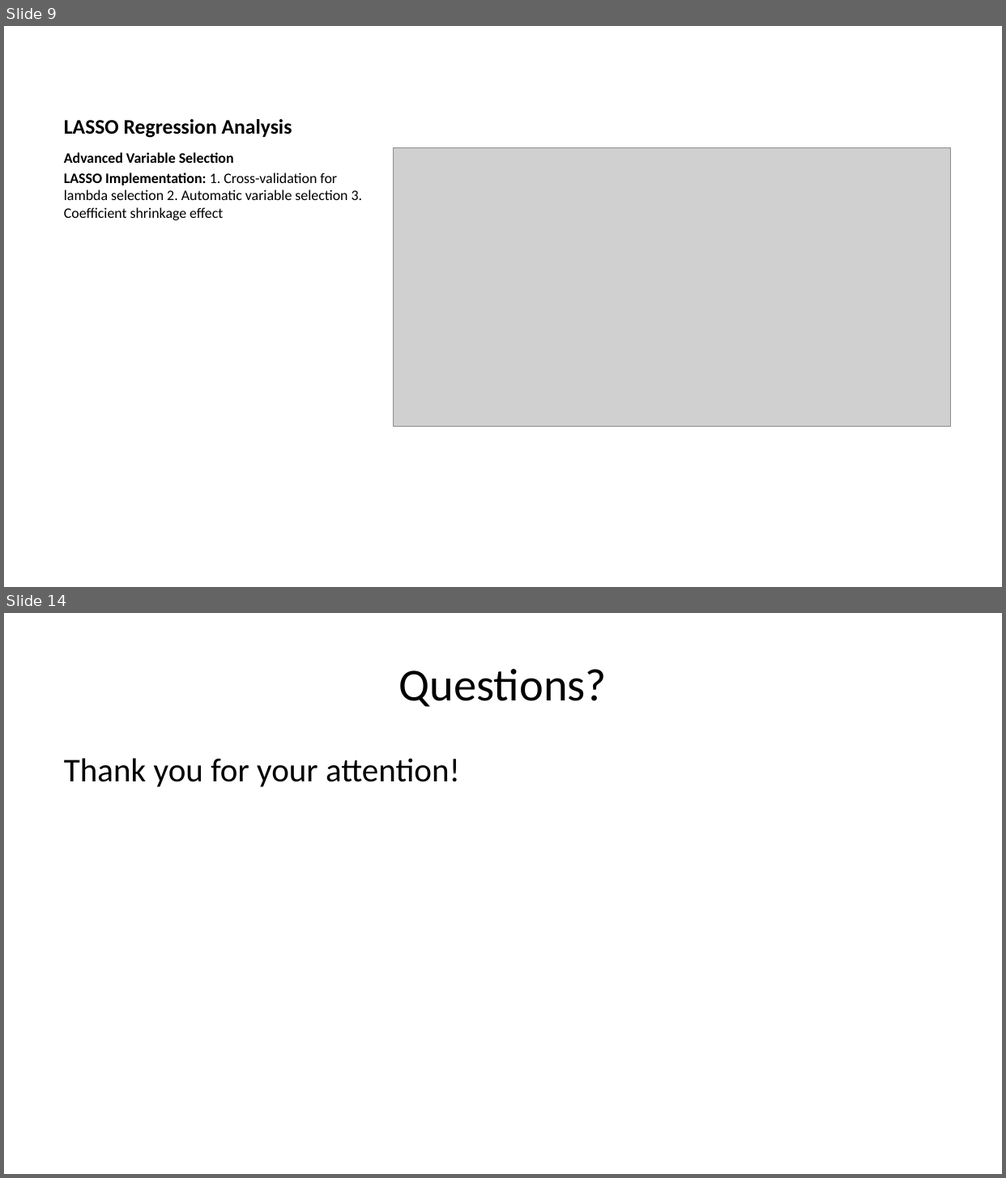
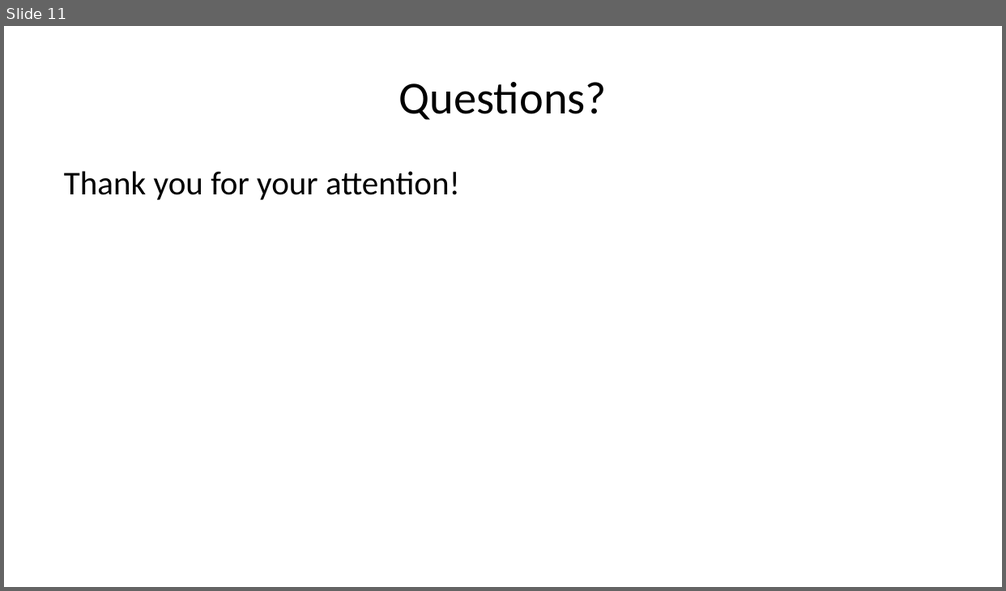
Before and after one commit to memandip/r-starter, a slide deck: presentation_1/supervised_learning.pptx. Shown one above the other, each under a label of ours: slides 9 and 14 before the commit, slide 11 after it; the slides between them are not shown. The pictures are 1006x1178 and 1006x591 pixels, drawn with LibreOffice and Linux fonts; fonts in the diff are those of the drawing; grey boxes stand for pictures. Boxes give left, top, right and bottom in pixels: in the first picture for what was removed or moved away, otherwise in the second. Text is boxed around its words. In the diff, an @@ line names an element or a change of style, - is before the commit and + after.

```diff
--- a/presentation_1/supervised_learning.pptx
+++ b/presentation_1/supervised_learning.pptx
@@ slide 9 removed at <box>4,26,1002,587</box>, background #FFFFFF @@
@@ title removed at <box>64,119,292,138</box> @@
-LASSO Regression Analysis
@@ text removed at <box>64,152,363,220</box> @@
-Advanced Variable Selection
-LASSO Implementation: 1. Cross-validation for lambda selection 2. Automatic variable selection 3. Coefficient shrinkage effect
@@ picture removed at <box>393,148,950,426</box> @@
@@ what was slide 14 is now slide 11 @@
```
Also in this commit, not shown: 6 slides changed, 4 slides added, 6 other slides removed, 6 other files.
